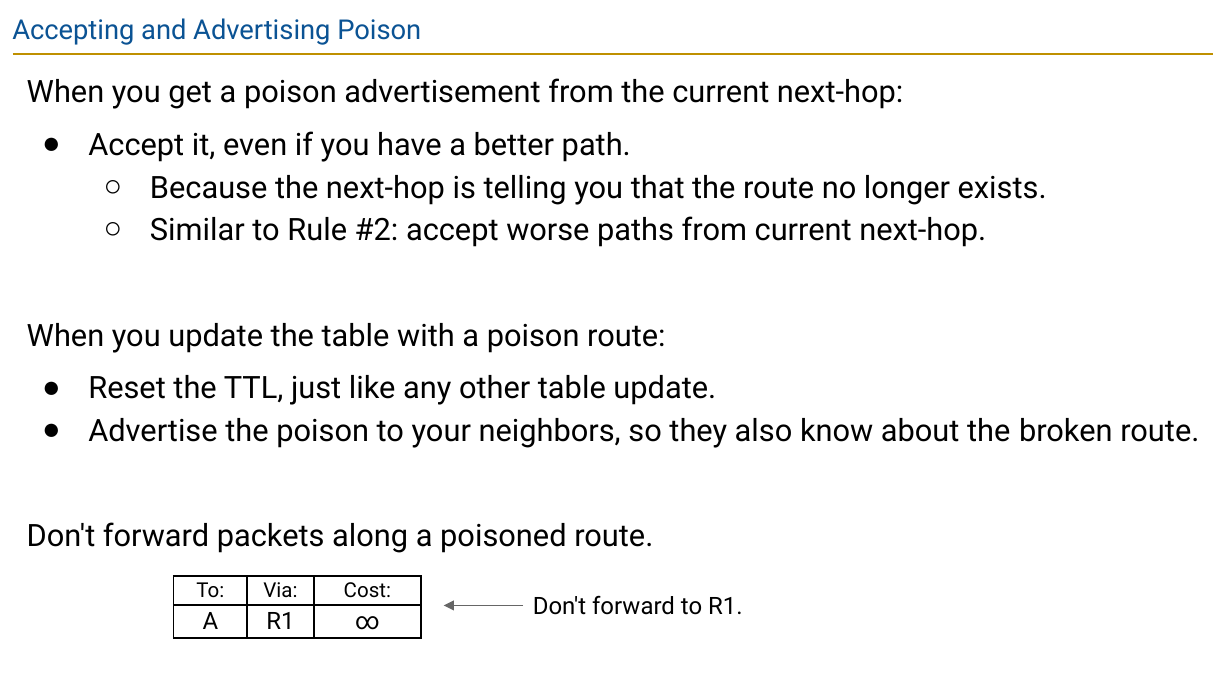
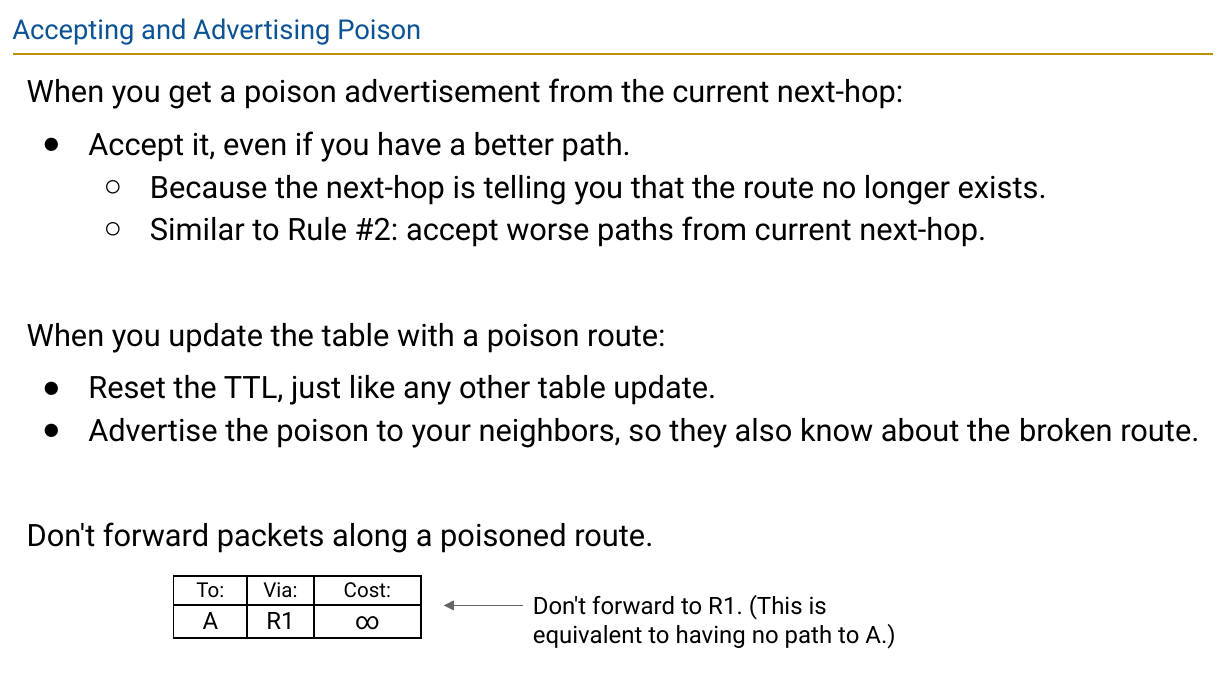
Before and after one commit to guhofstra/CSC175Sp26, a slide deck: slide 64 of PPTs/Lecture 5.2 - Distance-Vector.pptx. Drawn at 1232x693 pixels with LibreOffice and Linux fonts; fonts in the diff are those of the drawing. Boxes give left, top, right and bottom in pixels: in the first picture for what was removed or moved away, otherwise in the second. Text is boxed around its words. In the diff, an @@ line names an element or a change of style, - is before the commit and + after.

```diff
--- a/PPTs/Lecture 5.2 - Distance-Vector.pptx
+++ b/PPTs/Lecture 5.2 - Distance-Vector.pptx
@@ text at [533,595,895,649]: text changed @@
-Don't forward to R1.
+Don't forward to R1. (This is equivalent to having no path to A.)
```
Also in this commit, not shown: 22 other slides changed, 2 other files.
